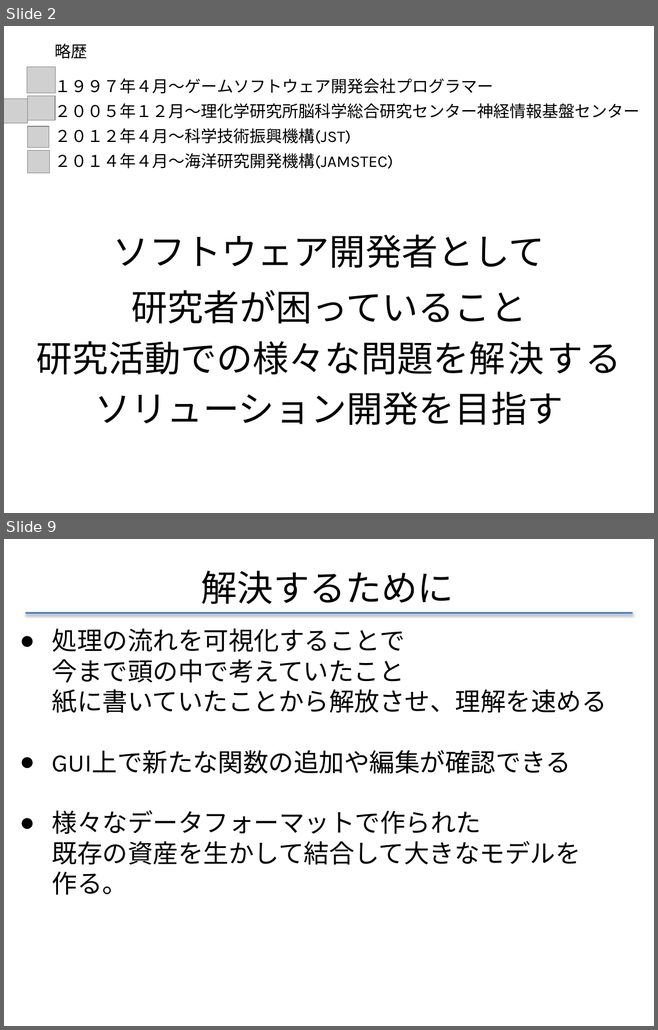
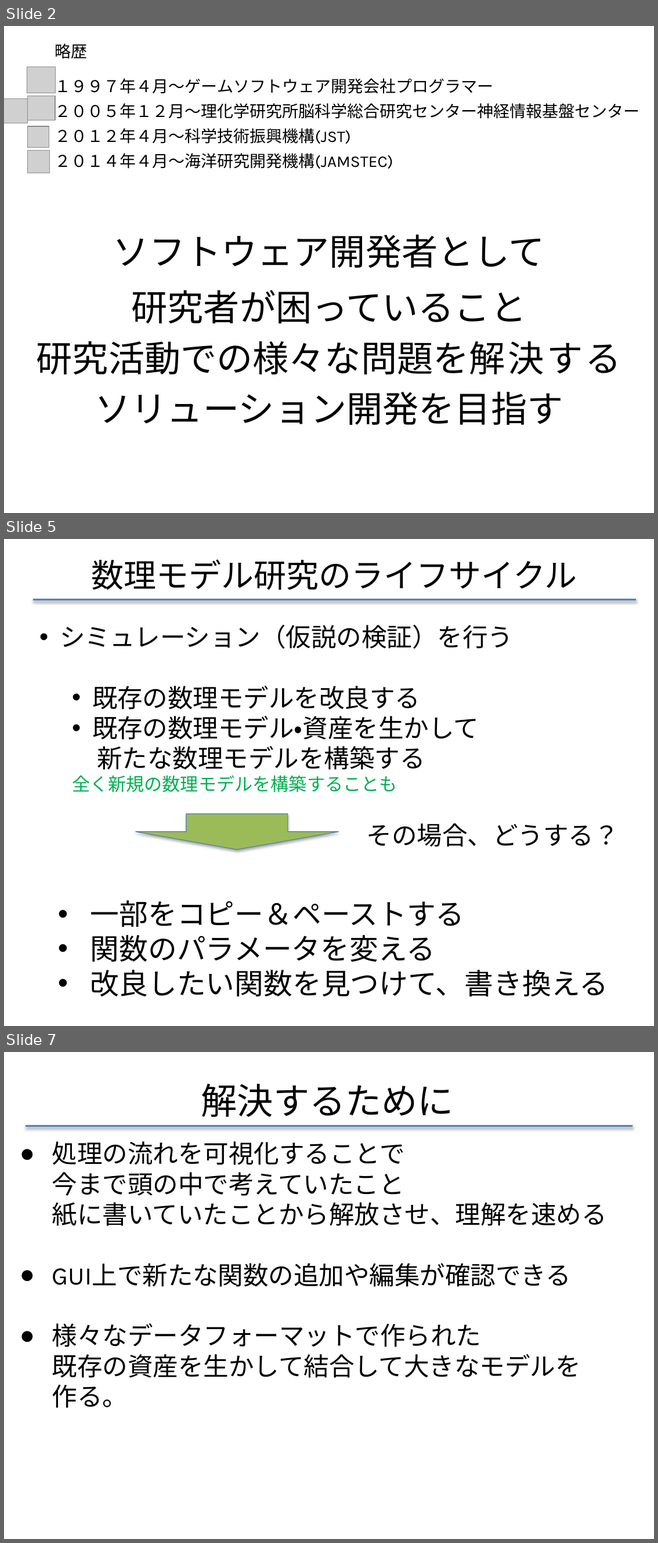
Before and after one commit to f-akazawa/akaz_uecdevelop, a slide deck: doc/中間発表資料.pptx. Shown one above the other, each under a label of ours: slides 2 and 9 before the commit, slides 2, 5 and 7 after it; the slides between them are not shown. The pictures are 658x1030 and 658x1543 pixels, drawn with LibreOffice and Linux fonts; fonts in the diff are those of the drawing; grey boxes stand for pictures. Boxes give left, top, right and bottom in pixels: in the first picture for what was removed or moved away, otherwise in the second. Text is boxed around its words. In the diff, an @@ line names an element or a change of style, - is before the commit and + after.

Commit message:
2回目の練習コメントを受けて修正
2回目は職場にて実施（増田GLに感謝）

```diff
--- a/doc/中間発表資料.pptx
+++ b/doc/中間発表資料.pptx
@@ slide 5 added at [4,539,654,1026], background #FFFFFF @@
@@ title added at [92,559,577,590], 36 pt, text #000000 @@
+数理モデル研究のライフサイクル
@@ line added from (33, 599) to (636, 599), #4F81BD 2 pt @@
@@ text added at [60,625,513,792], 28 pt, text #000000 @@
+• シミュレーション（仮説の検証）を行う
+  • 既存の数理モデルを改良する
+  • 既存の数理モデル・資産を生かして
+  新たな数理モデルを構築する
+  全く新規の数理モデルを構築することも
@@ down arrow added at [135,814,338,849], fill #9BBB59, outline #4B7EBC 0.75 pt @@
@@ text added at [366,823,619,847], 28 pt, text #000000 @@
+その場合、どうする？
@@ text added at [90,900,608,997], 32 pt, text #000000 @@
+• 一部をコピー＆ペーストする
+• 関数のパラメータを変える
+• 改良したい関数を見つけて、書き換える
@@ what was slide 9 is now slide 7 @@
```
Also in this commit, not shown: 6 slides changed, 2 other slides added.
